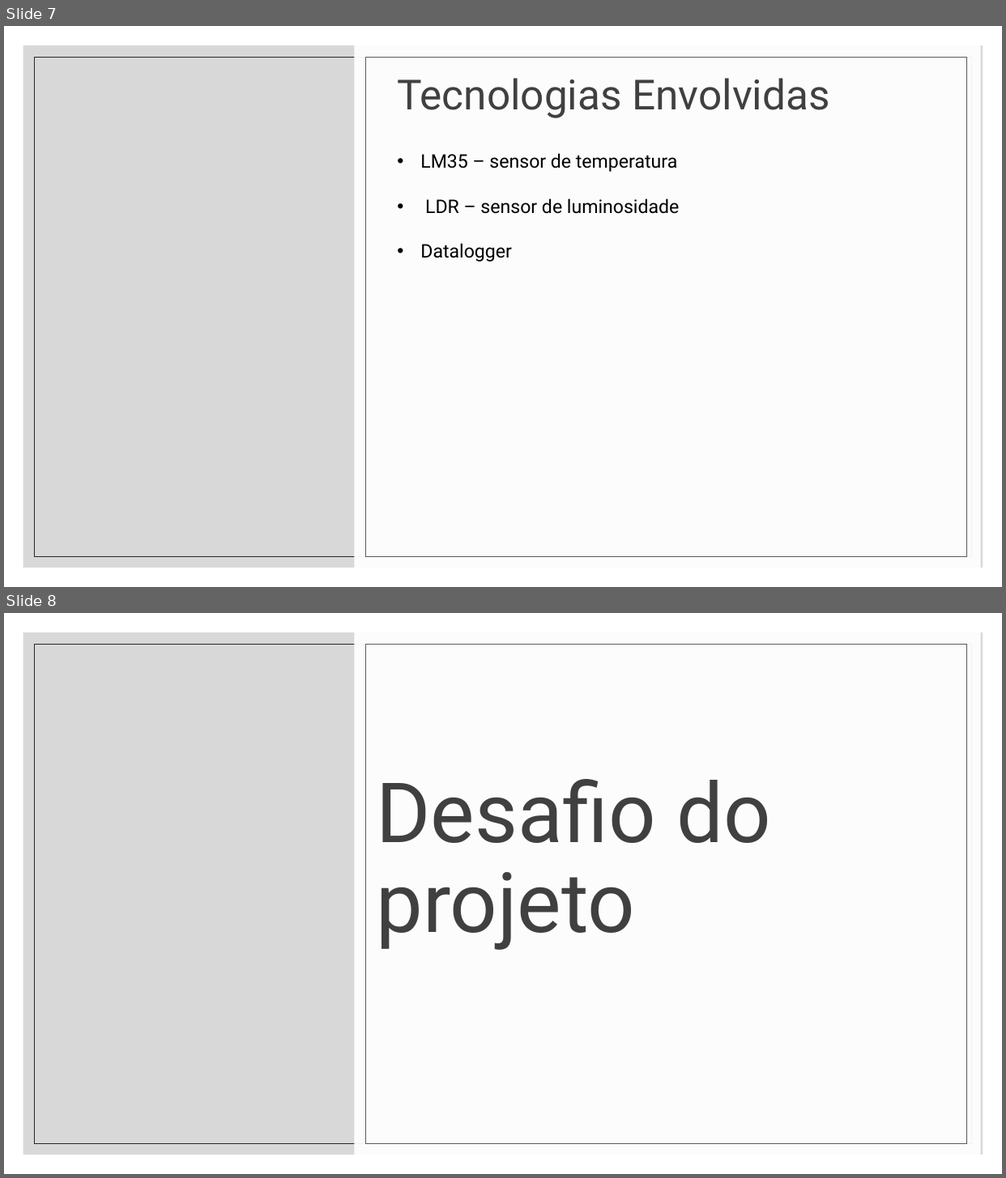
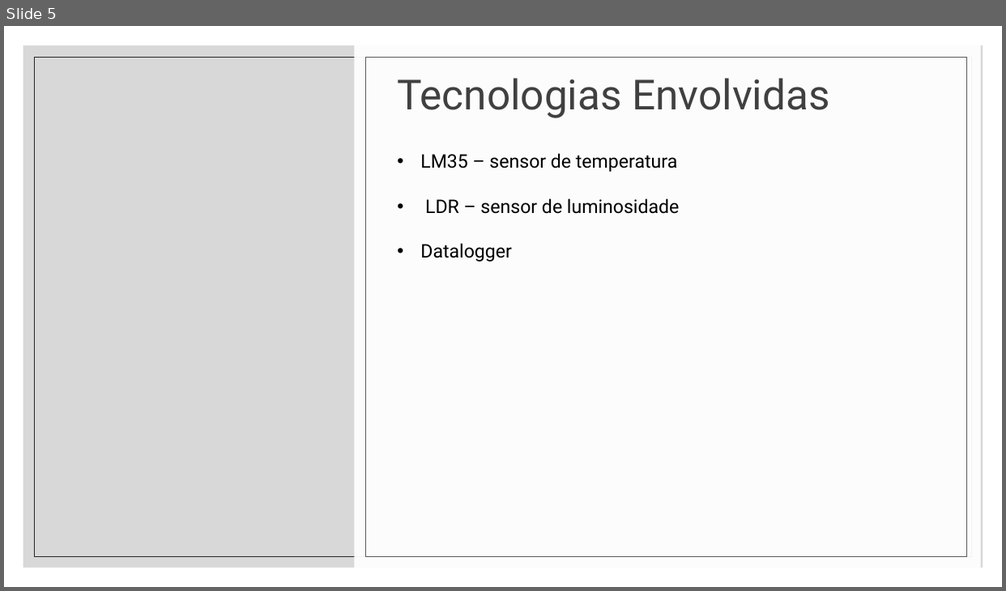
Before and after one commit to Roberto-Gomes-hub/-GroonTec, a slide deck: apresentacao/contextualizacao.pptx. Shown one above the other, each under a label of ours: slides 7 and 8 before the commit, slide 5 after it. The pictures are 1006x1178 and 1006x591 pixels, drawn with LibreOffice and Linux fonts; fonts in the diff are those of the drawing; background and template pictures are left out. Boxes give left, top, right and bottom in pixels: in the first picture for what was removed or moved away, otherwise in the second. Text is boxed around its words. In the diff, an @@ line names an element or a change of style, - is before the commit and + after.

```diff
--- a/apresentacao/contextualizacao.pptx
+++ b/apresentacao/contextualizacao.pptx
@@ slide 8 removed at box(4, 613, 1002, 1174), background picture (left out); not listed: 2 template elements that a slide beside it also shows @@
@@ rectangle removed at box(355, 632, 981, 1155) @@
@@ rectangle removed at box(365, 644, 967, 1144) @@
@@ title removed at box(376, 779, 771, 950) @@
-Desafio do projeto
@@ what was slide 7 is now slide 5 @@
```
Also in this commit, not shown: 1 slide changed, 1 slide added, 5 other slides removed, 3 other files.
